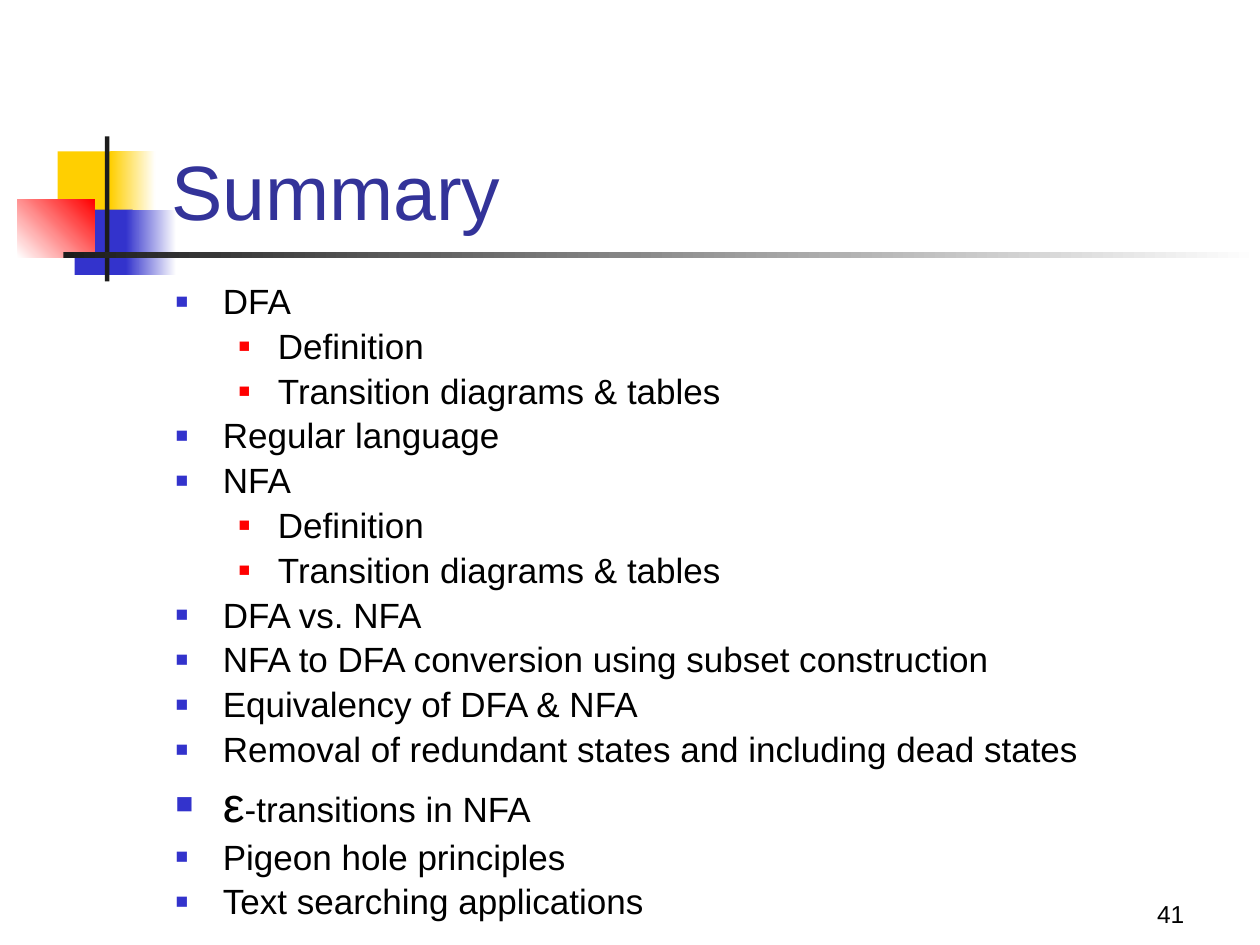
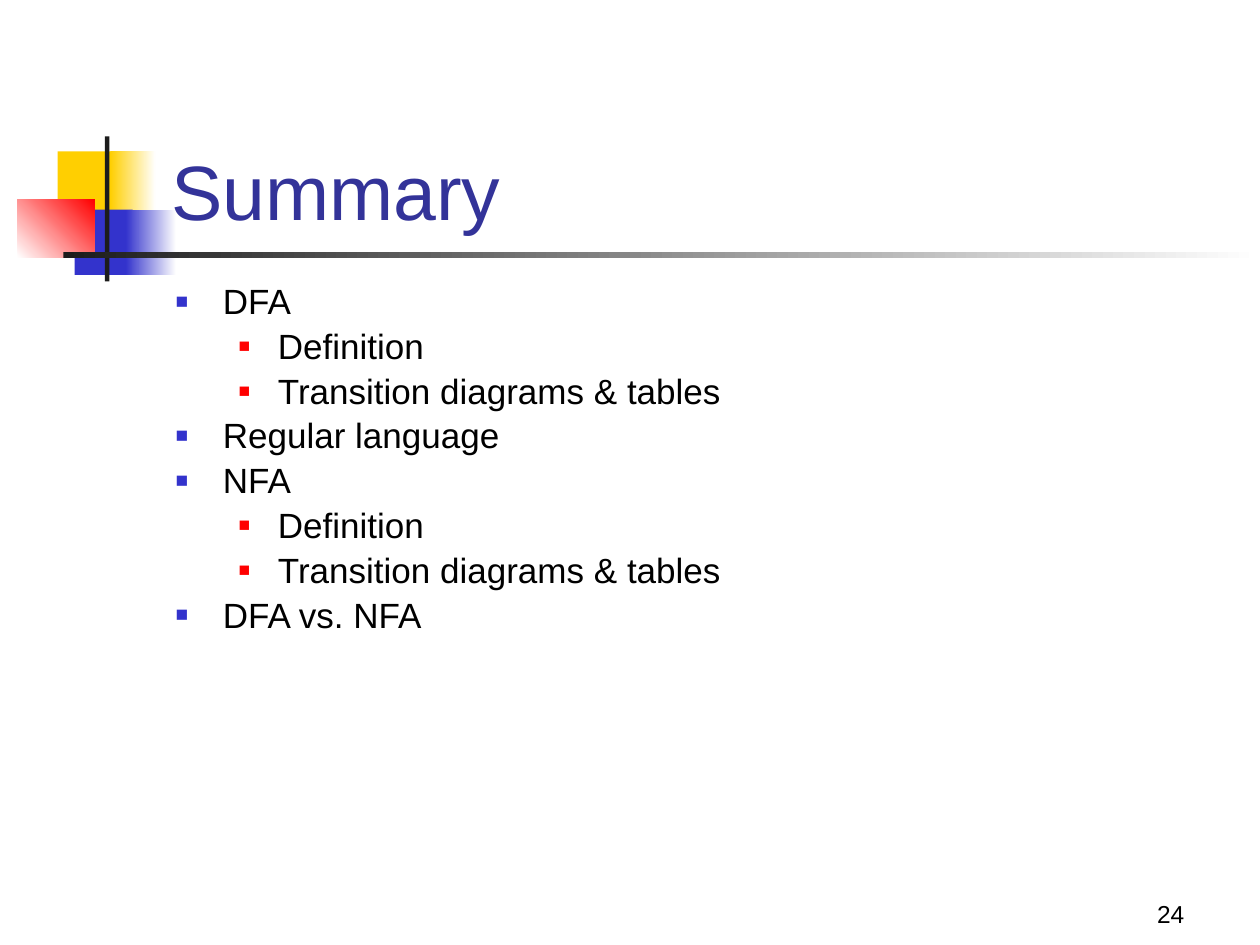
Before and after one commit to Emadalsuwat/emadalsuwat.github.io, a slide deck: slide 24 of Theory/Lecture2.pptx (slide 41 before the commit). Drawn at 1260x945 pixels with LibreOffice and Linux fonts; fonts in the diff are those of the drawing. Boxes give left, top, right and bottom in pixels: in the first picture for what was removed or moved away, otherwise in the second. Text is boxed around its words. In the diff, an @@ line names an element or a change of style, - is before the commit and + after.

```diff
--- a/Theory/Lecture2.pptx
+++ b/Theory/Lecture2.pptx
@@ text at (223, 646, 1077, 921): paragraphs removed @@
-■ NFA to DFA conversion using subset construction
-■ Equivalency of DFA & NFA
-■ Removal of redundant states and including dead states
-■ ε-transitions in NFA
-■ Pigeon hole principles
-■ Text searching applications
@@ page number at (1157, 906, 1184, 923): text changed @@
-41
+24
```
Also in this commit, not shown: 17 slides removed, 2 other files.
